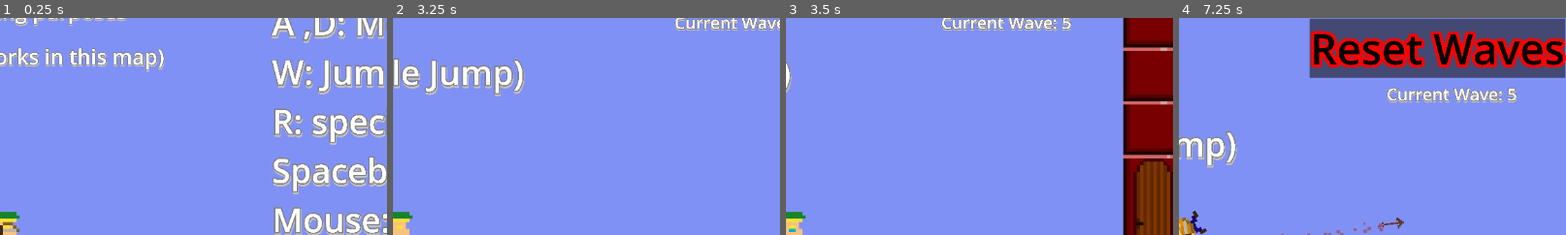
Above: before the commit, frames 1-4 (left to right).
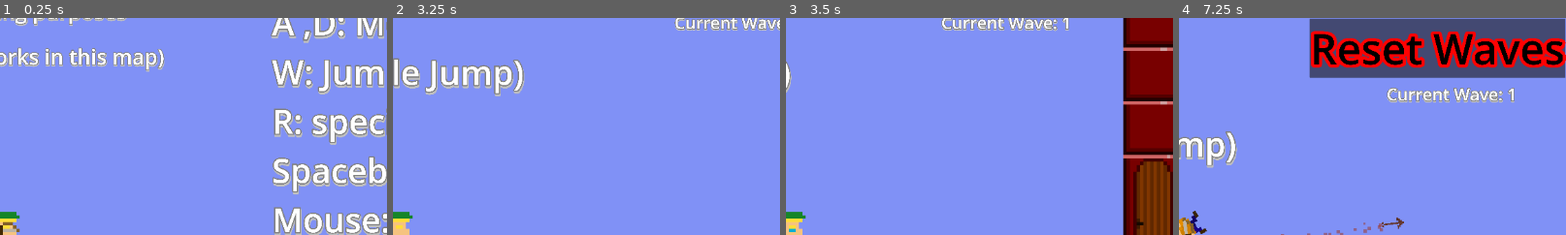
Above: after the commit, the same moments.

Repository: Dan-Yaacobi/TheBowman
Game: Godot game, scene res://MainGame/Game.tscn
The game is run twice, just before and just after one commit, with the same random seed, the same clock (stepped at 60 frames per second) and the same inputs.
Inputs (mouse positions are % of the whole screen's width and height, from its top left):
- Up to frame 1 (0.25 s): no input
- Up to frame 2 (3.25 s): tap M (GodMode) at 0.5, 2, 2.75 s; move the mouse to (72, 45) at 0.52 s; hold D (Right) 0.53-1.28 s; hold M (GodMode) 0.53-1.28 s; tap W (Jump) at 0.77, 1.52, 3.02 s; move the mouse to (30, 55) at 1.27 s; hold A (Left) 1.28-2.03 s; click (30, 55) at 1.35 s; move the mouse to (60, 28) at 2.02 s; hold R (special ability) 2.03-2.78 s; hold D (Right) from 2.03 s (still down); move the mouse to (45, 70) at 2.77 s; tap E (temp) at 2.85 s
- Up to frame 3 (3.5 s): keep holding D (Right)
- Up to frame 4 (7.25 s): tap M (GodMode) at 3.5, 4.25, 5.85 s; move the mouse to (80, 65) at 3.52 s; release D (Right) at 3.53 s; hold Q (temp2) 3.53-4.28 s; hold A (Left) 3.53-5.78 s; tap W (Jump) at 3.77, 4.52, 6.02, 6.77 s; move the mouse to (20, 35) at 4.27 s; tap Z (temp3) at 4.35 s; move the mouse to (55, 50) at 5.02 s; hold C (temp4) 5.03-5.78 s; move the mouse to (35, 25) at 5.77 s; hold D (Right) from 5.78 s (still down); move the mouse to (72, 45) at 6.52 s; press the mouse at (72, 45) at 6.53 s
The pictures show only the part of the screen within x 50-100%, y 0-50%; the shares and areas given below are measured in that part.

Frames 1-2 are identical in both runs. In frame 3, 0.1% of the frame differs, in the area x 71-74%, y 0-6%; in frame 4, 0.1%, in the area x 84-88%, y 32-39%.

Commit message:
Alpha_0_2

Diff:
--- a/Level/PlayGround/PlayGround.tscn
+++ b/Level/PlayGround/PlayGround.tscn
@@ -73,7 +73,7 @@
 
 [sub_resource type="Resource" id="Resource_bnwpa"]
 script = ExtResource("7_wvqgp")
-current_wave = 5
+current_wave = 1
 enemies_spawn = Array[int]([100, 0, 0])
 total_enemies = 10
 spawn_time = 3.0
Not shown, changed: docs/index.html
Not shown, changed: docs/index.pck
